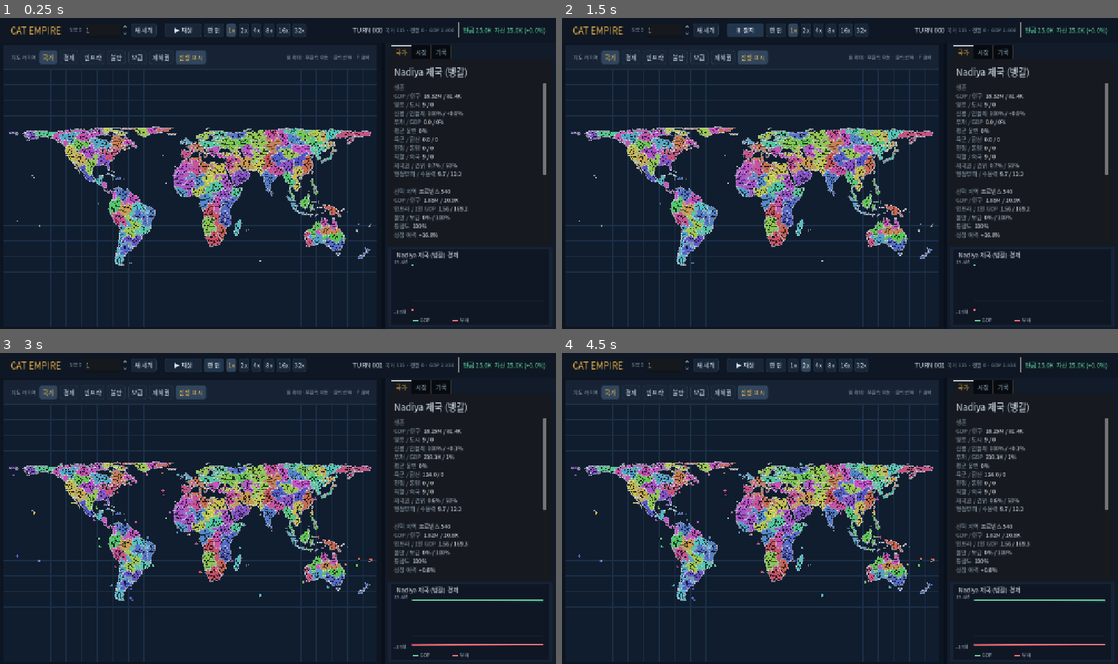
Above: before the commit, frames 1-4 (two rows, left to right).
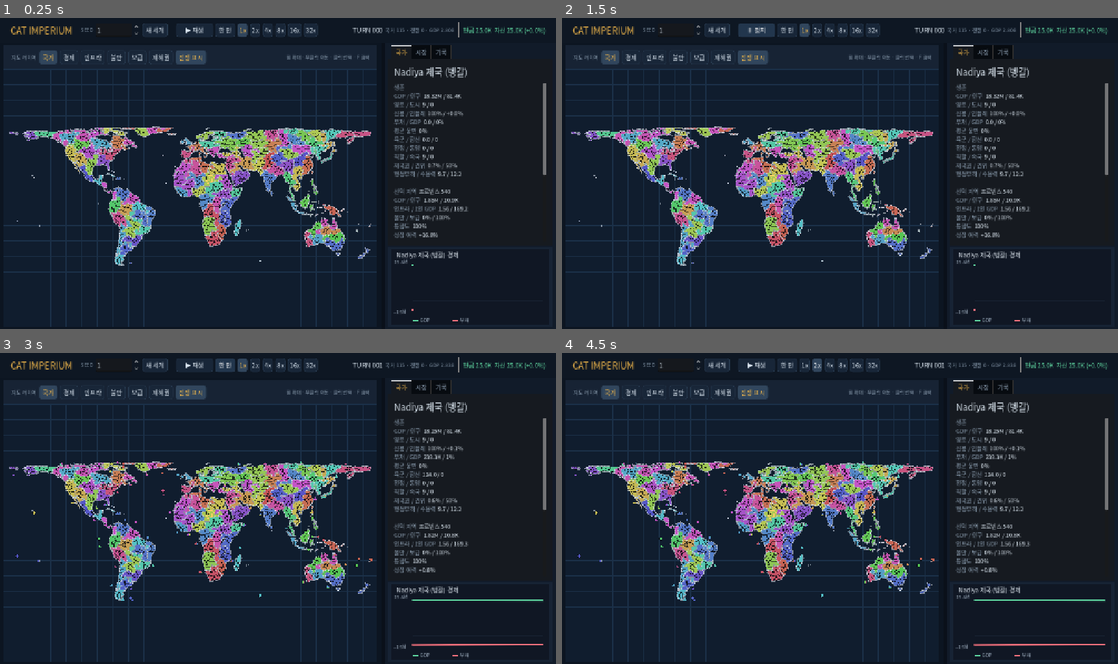
Above: after the commit, the same moments.

Repository: firecomputer/Cat-Imperium
Game: Godot game, scene res://Main.tscn
Two runs of this game, one before a commit and one after it. Both use one fixed random seed, a clock stepped at 60 frames per second and the inputs below.
Inputs:
- Up to frame 1 (0.25 s): no input
- Up to frame 2 (1.5 s): click "새 세계" at 0.5 s; click "▶ 재생" at 1.25 s
- Up to frame 3 (3 s): click "Ⅱ 정지" at 2 s; click "한 턴" at 2.75 s
- Up to frame 4 (4.5 s): click "1x" at 3.5 s; click "2x" at 4.25 s

The runs differ from the first frame. In frame 1, 0.6% of the frame differs, in the area x 5-57%, y 1-7%; in frame 2, 0.7%; in frame 3, 0.6%; in frame 4, 0.6%.

Commit message:
chore: Cat Empire → Cat Imperium 리브랜딩
플레이스토어에 동명 게임이 있어 프로젝트 이름을 Cat Imperium으로 변경한다.

- project.godot config/name, 상단 바 브랜드 라벨
- 환경변수 CAT_EMPIRE_* → CAT_IMPERIUM_* (map_source, run_tests, test_view)
- 설계 문서 CAT_EMPIRE_PHASE1/2.md 이름 및 상호 참조
- 에이전트 설정의 저장소 절대경로 /home/firecomputer/cat-empire → cat-imperium

Co-Authored-By: Claude Opus 5 <noreply@anthropic.com>
Claude-Session: https://claude.ai/code/session_014XLxKtugCqMKj62NA329WT

Diff:
--- a/project.godot
+++ b/project.godot
@@ -10,7 +10,7 @@
 
 [application]
 
-config/name="Cat Empire"
+config/name="Cat Imperium"
 run/main_scene="res://Main.tscn"
 config/features=PackedStringArray("4.6", "Mobile")
 config/icon="res://icon.svg"
--- a/sim/worldgen/map_source.gd
+++ b/sim/worldgen/map_source.gd
@@ -17,7 +17,7 @@
 
 
 static func default_kind() -> int:
-	var configured := OS.get_environment("CAT_EMPIRE_MAP_SOURCE").to_lower()
+	var configured := OS.get_environment("CAT_IMPERIUM_MAP_SOURCE").to_lower()
 	return Kind.NOISE if configured == "noise" else Kind.EARTH
 
 
--- a/tools/test_view.gd
+++ b/tools/test_view.gd
@@ -9,7 +9,7 @@
 
 func _initialize() -> void:
 	# M13 기본값은 EarthMapSource 이지만 1차 UI 회귀는 기존 노이즈 지형에 고정한다.
-	OS.set_environment("CAT_EMPIRE_MAP_SOURCE", "noise")
+	OS.set_environment("CAT_IMPERIUM_MAP_SOURCE", "noise")
 	main = load("res://Main.tscn").instantiate()
 	root.add_child(main)
 	call_deferred("_run")
--- a/view/main.gd
+++ b/view/main.gd
@@ -186,7 +186,7 @@
 	row.add_theme_constant_override("separation", 6)
 	margin.add_child(row)
 
-	var brand := _label("CAT EMPIRE", 21, ACCENT)
+	var brand := _label("CAT IMPERIUM", 21, ACCENT)
 	brand.tooltip_text = "결정론적 고양이 문명 관전 시뮬레이션"
 	row.add_child(brand)
 	row.add_child(_v_separator())
Not shown, changed: .claude/settings.json
Not shown, changed: .cursor/mcp.json
Not shown, changed: .gemini/settings.json
Not shown, changed: .mcp.json
Not shown, changed: .opencode.json
Not shown, changed: .qoder/mcp.json
Not shown, changed: .qoder/settings.json
Not shown, changed: .gemini/hooks/crg-session-start.sh
Not shown, changed: .gemini/hooks/crg-update.sh
Not shown, changed: .gemini/settings.json.bak
Not shown, added: CAT_IMPERIUM_PHASE1.md
Not shown, added: CAT_IMPERIUM_PHASE2.md
(and 7 more such lines)
